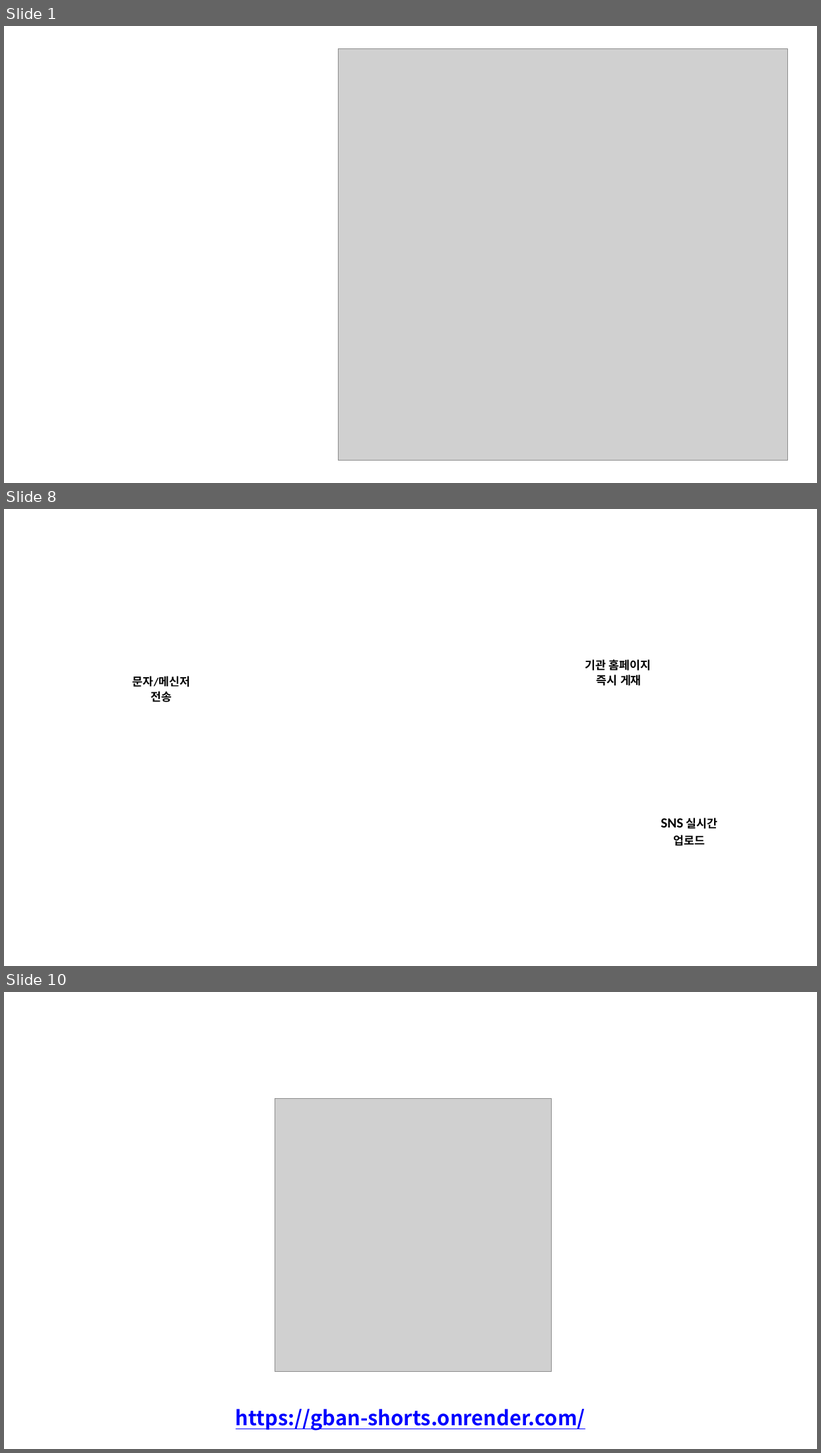
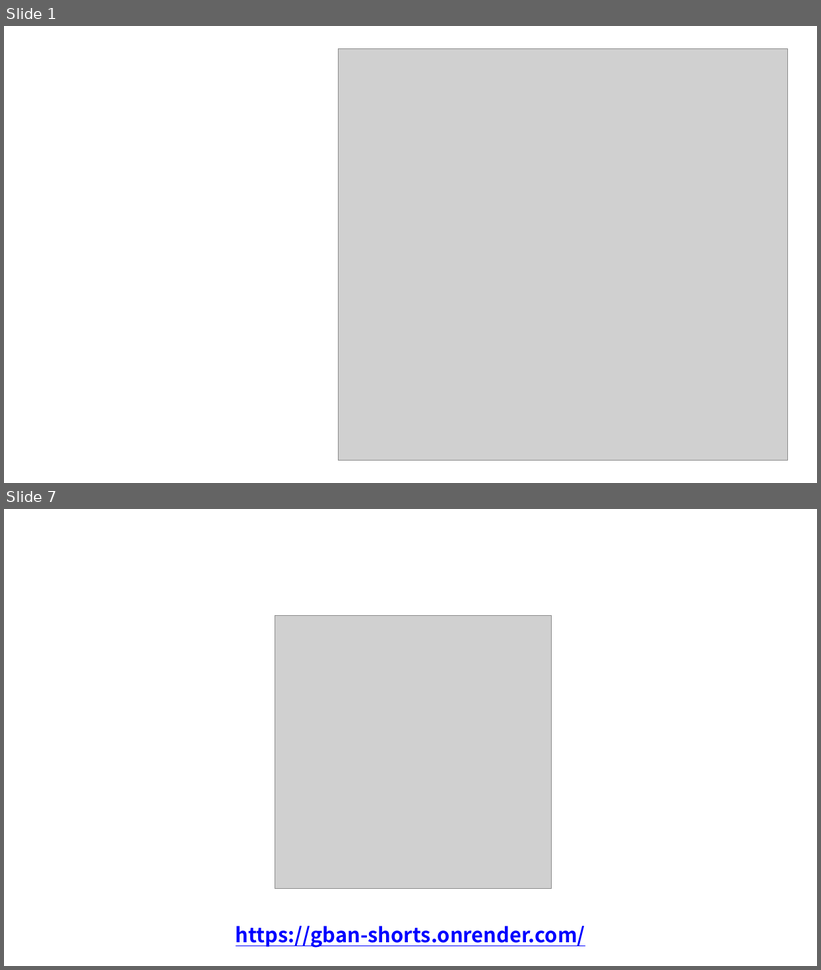
Before and after one commit to freeeuny-cmyk/-, a slide deck: 숏폼 스튜디어(기획교육과_이동은).pptx. Shown one above the other, each under a label of ours: slides 1, 8 and 10 before the commit, slides 1 and 7 after it; the slides between them are not shown. The pictures are 821x1453 and 821x970 pixels, drawn with LibreOffice and Linux fonts; fonts in the diff are those of the drawing; grey boxes stand for pictures; background and template pictures are left out. Boxes give left, top, right and bottom in pixels: in the first picture for what was removed or moved away, otherwise in the second. Text is boxed around its words. In the diff, an @@ line names an element or a change of style, - is before the commit and + after.

```diff
--- a/숏폼 스튜디어(기획교육과_이동은).pptx
+++ b/숏폼 스튜디어(기획교육과_이동은).pptx
@@ slide 8 removed at box(4, 509, 817, 966), background picture (left out) @@
@@ text removed at box(585, 659, 651, 671) @@
-기관 홈페이지
@@ text removed at box(133, 676, 190, 687) @@
-문자/메신저
@@ text removed at box(596, 675, 642, 686) @@
-즉시 게재
@@ text removed at box(151, 691, 172, 702) @@
-전송
@@ text removed at box(661, 818, 717, 829) @@
-SNS 실시간
@@ text removed at box(673, 835, 705, 846) @@
-업로드
@@ what was slide 10 is now slide 7 @@
```
Also in this commit, not shown: 1 slide changed, 2 other slides removed, 3 other files.
